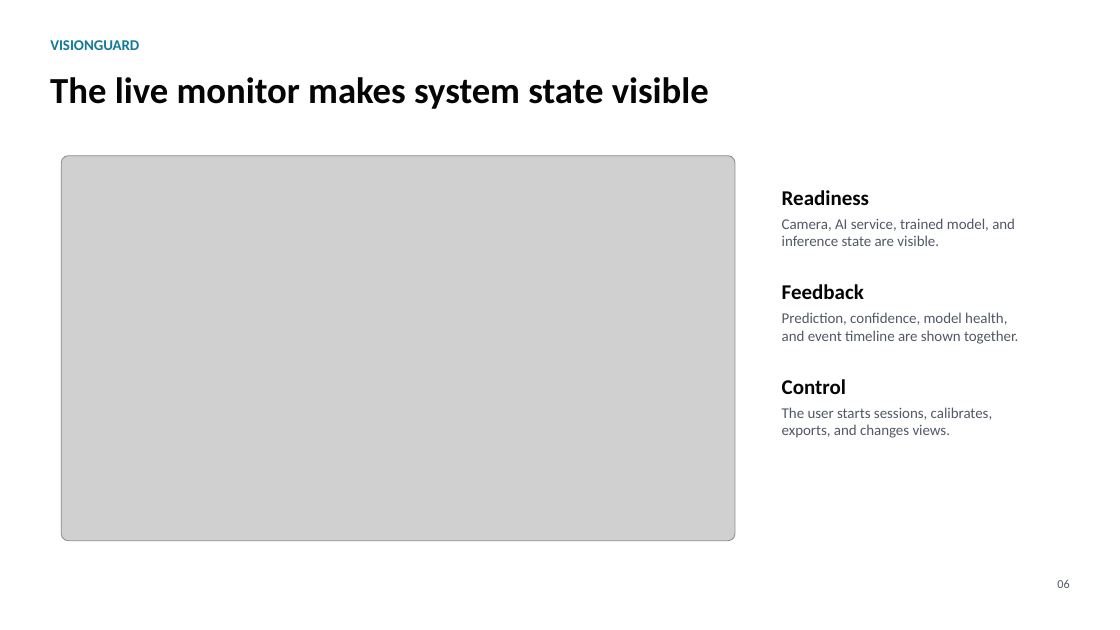
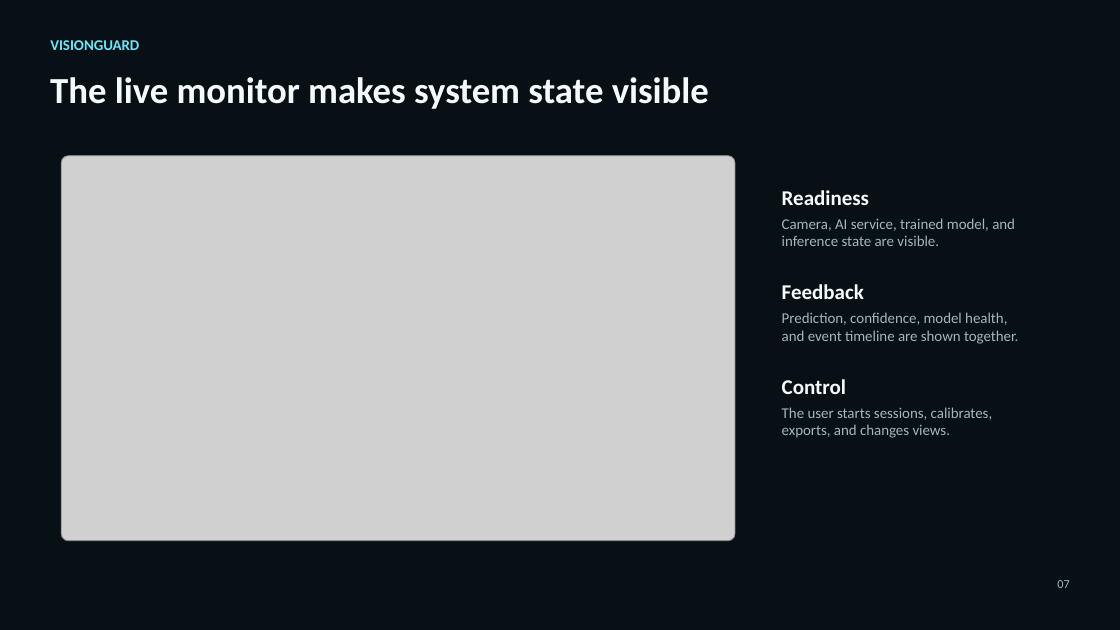
Before and after one commit to StefanPenchev05/VisionGuard, a slide deck: slide 7 of docs/report/visionguard_presentation.pptx (slide 6 before the commit). Drawn at 1120x630 pixels with LibreOffice and Linux fonts; fonts in the diff are those of the drawing; grey boxes stand for pictures. Boxes give left, top, right and bottom in pixels: in the first picture for what was removed or moved away, otherwise in the second. Text is boxed around its words. In the diff, an @@ line names an element or a change of style, - is before the commit and + after.

Commit message:
Refactor VisionGuard application architecture

```diff
--- a/docs/report/visionguard_presentation.pptx
+++ b/docs/report/visionguard_presentation.pptx
@@ background #FFFFFF to #071014 @@
@@ rectangle added at <box>0,0,1120,630</box>, fill #071014, outline #071014 0 pt @@
@@ text "VISIONGUARD" at <box>50,40,139,50</box>: text colour #127C95 to #67E8F9 @@
@@ text colour #050505 to #F5FAFC in 4 elements at <box>50,77,709,109</box>, <box>782,190,869,205</box>, <box>782,284,864,299</box>, <box>782,379,846,394</box> @@
@@ text colour #525866 to #A7B3BD in 3 elements at <box>782,218,1015,246</box>, <box>782,312,1018,344</box>, <box>782,407,992,438</box> @@
@@ text at <box>1057,580,1069,588</box>: text changed; text colour #525866 to #A7B3BD @@
-06
+07
```
Also in this commit, not shown: 9 other slides changed, 2 slides added, 51 other files.
